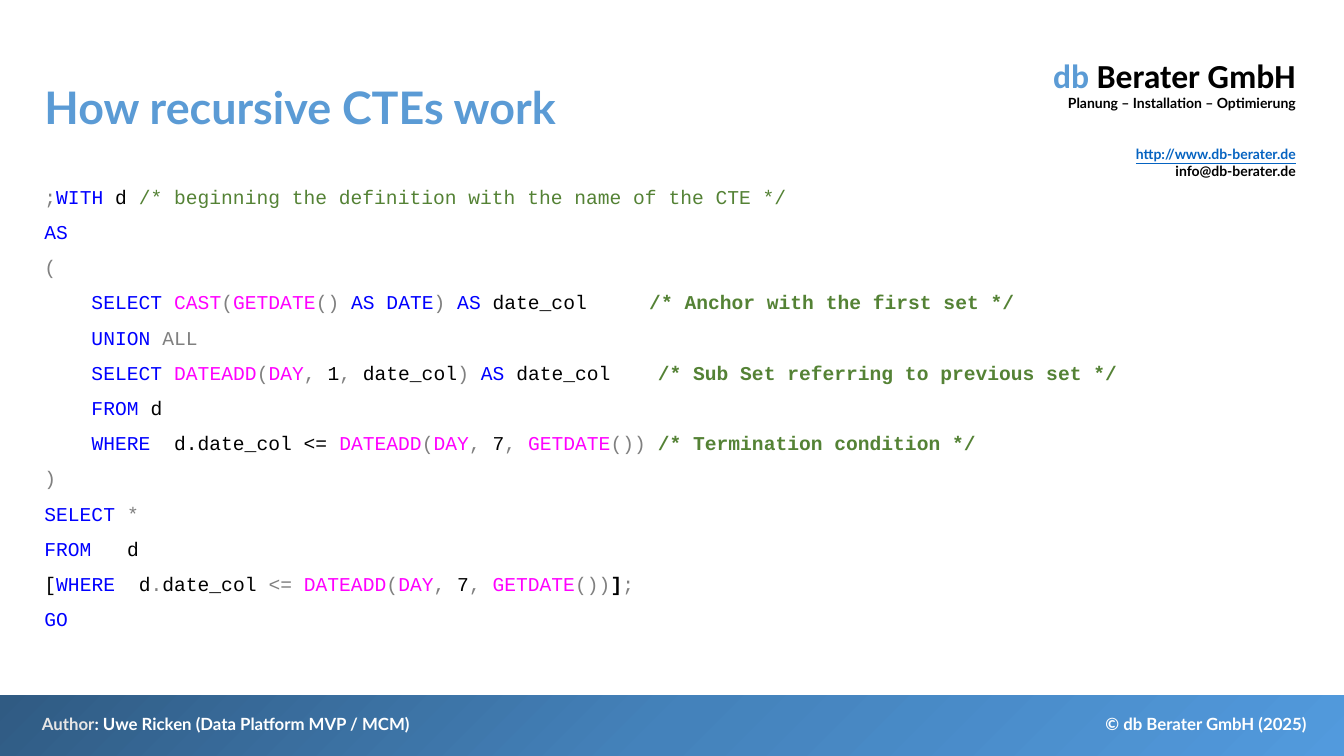
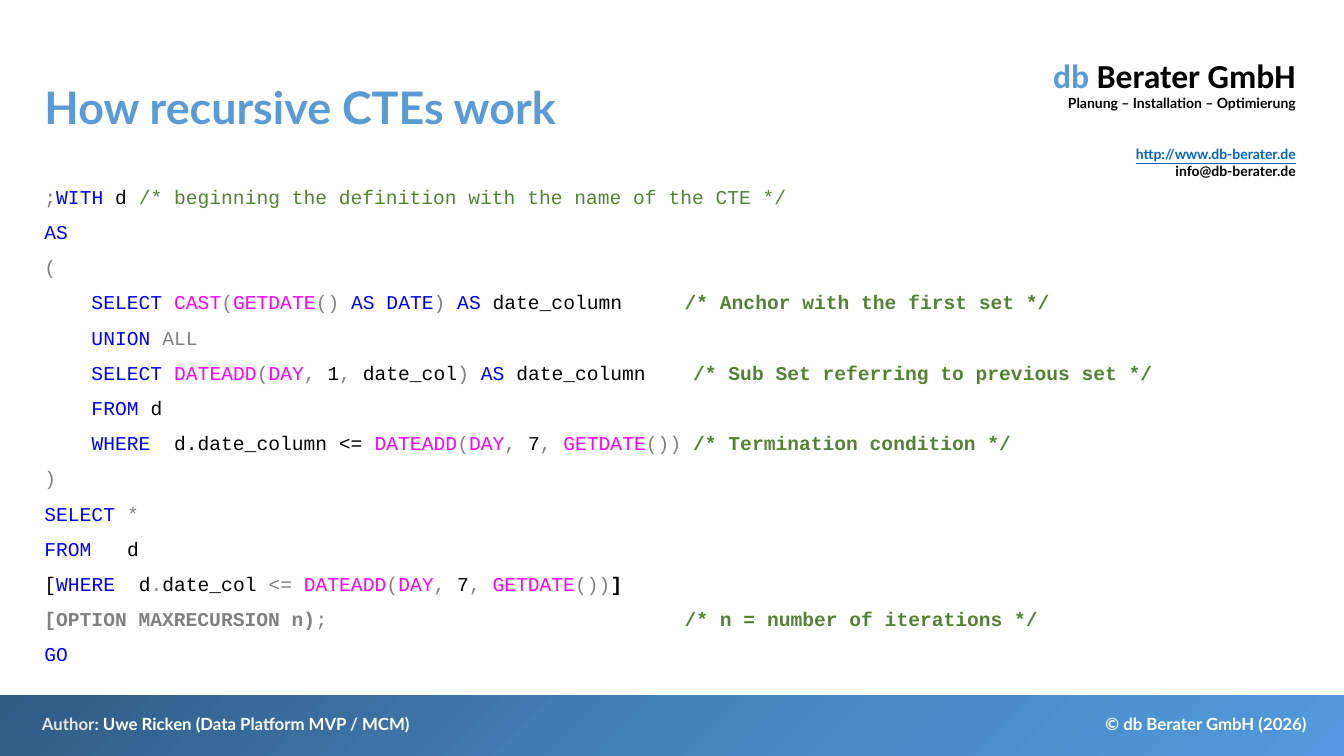
Before and after one commit to db-berater/Debunk-Myths-about-CTE, a slide deck: slide 11 of 01 - Documents and Preparation/Debunk Myths About CTE.pptx (slide 18 before the commit). Drawn at 1344x756 pixels with LibreOffice and Linux fonts; fonts in the diff are those of the drawing. Boxes give left, top, right and bottom in pixels: in the first picture for what was removed or moved away, otherwise in the second. Text is boxed around its words. In the diff, an @@ line names an element or a change of style, - is before the commit and + after.

```diff
--- a/01 - Documents and Preparation/Debunk Myths About CTE.pptx
+++ b/01 - Documents and Preparation/Debunk Myths About CTE.pptx
@@ text at <box>91,296,1014,313</box>: text changed @@
-SELECT CAST(GETDATE() AS DATE) AS date_col /* Anchor with the first set */
+SELECT CAST(GETDATE() AS DATE) AS date_column /* Anchor with the first set */
@@ text at <box>91,366,1117,384</box>: text changed @@
-SELECT DATEADD(DAY, 1, date_col) AS date_col /* Sub Set referring to previous set */
+SELECT DATEADD(DAY, 1, date_col) AS date_column /* Sub Set referring to previous set */
@@ text at <box>92,436,976,454</box>: text changed @@
-WHERE d.date_col <= DATEADD(DAY, 7, GETDATE()) /* Termination condition */
+WHERE d.date_column <= DATEADD(DAY, 7, GETDATE()) /* Termination condition */
@@ text at <box>44,577,1003,630</box>: text changed; text colour #FF00FF to #808080; bold on @@
-[WHERE d.date_col <= DATEADD(DAY, 7, GETDATE())];
+[WHERE d.date_col <= DATEADD(DAY, 7, GETDATE())]
+[OPTION MAXRECURSION n); /* n = number of iterations */
@@ text at <box>1123,717,1306,733</box>: text changed @@
-© db Berater GmbH (2025)
+© db Berater GmbH (2026)
```
Also in this commit, not shown: 28 other slides changed, 8 slides added, 41 other files.
